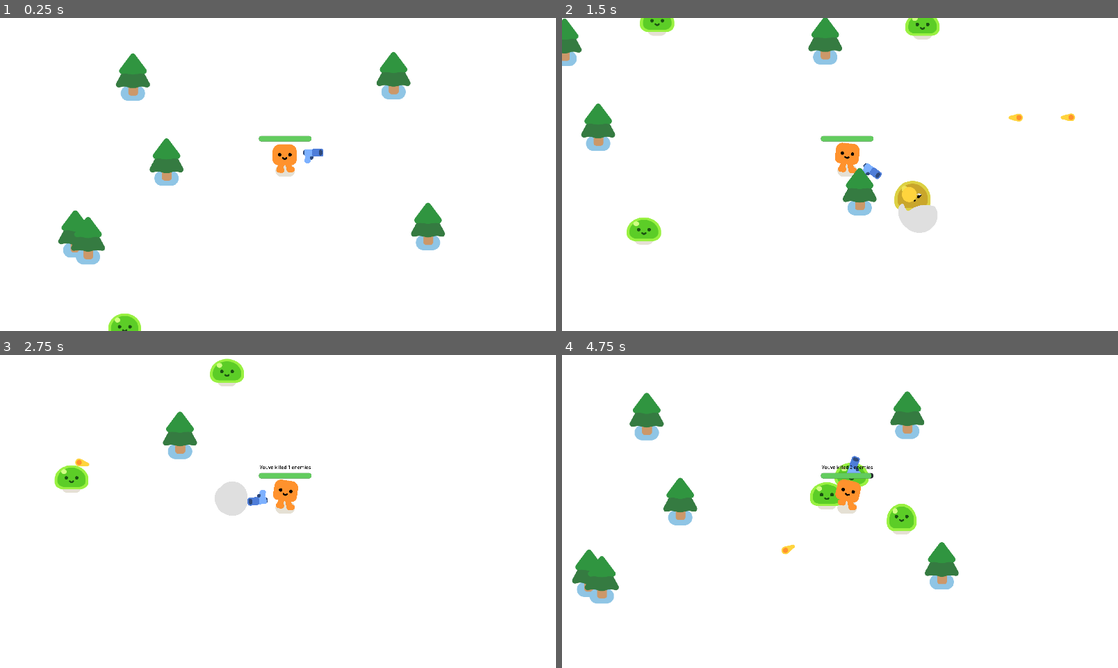
Above: before the commit, frames 1-4 (two rows, left to right).
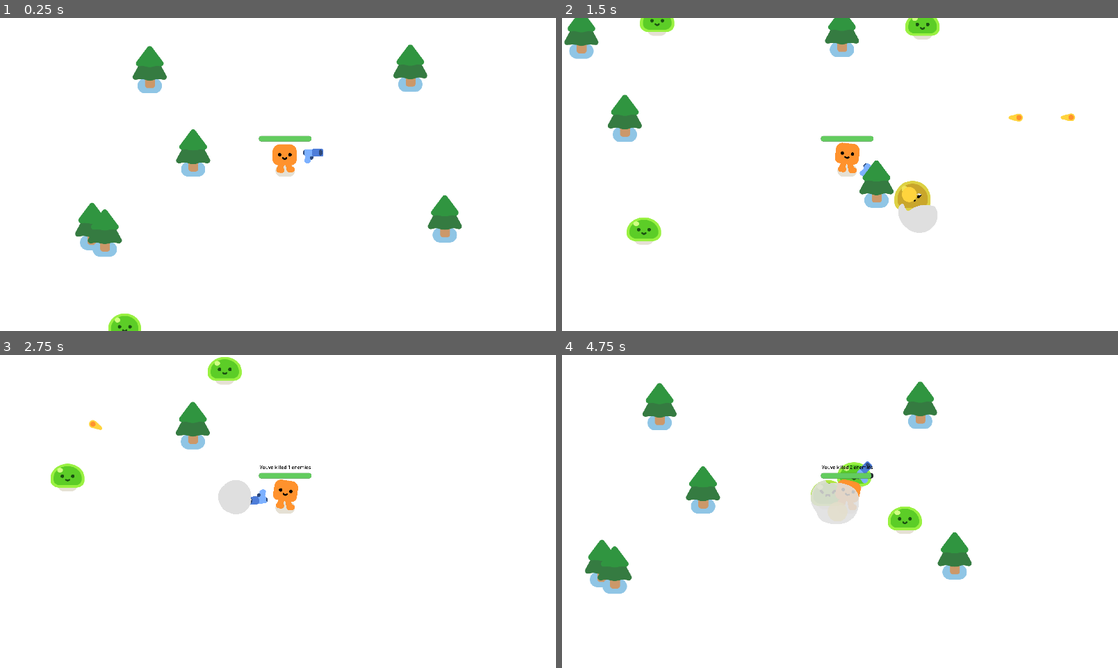
Above: after the commit, the same moments.

Repository: gari199/Godot-SurvivalGame2
Game: Godot game, scene res://scenes/game.tscn
Two runs of this game, one before a commit and one after it. Both use one fixed random seed, a clock stepped at 60 frames per second and the inputs below.
Inputs:
- Up to frame 1 (0.25 s): no input
- Up to frame 2 (1.5 s): hold D (move_right) 0.53-1.28 s; hold S (move_down) from 1.28 s (still down)
- Up to frame 3 (2.75 s): release S (move_down) at 2.03 s; hold D (move_right) from 2.03 s (still down)
- Up to frame 4 (4.75 s): release D (move_right) at 2.78 s; hold W (move_up) 2.78-3.53 s; hold A (move_left) from 3.53 s (still down)

The runs differ from the first frame. In frame 1, 5.6% of the frame differs, in the area x 10-84%, y 8-79%; in frame 2, 3.8%; in frame 3, 1.8%; in frame 4, 6.7%, in the area x 1-74%, y 8-80%.

Commit message:
Juego terminado v3: y-position bug fixed

Diff:
--- a/scenes/game.tscn
+++ b/scenes/game.tscn
@@ -20,6 +20,25 @@
 [node name="ColorRect" type="ColorRect" parent="CanvasLayer"]
 offset_right = 1920.0
 offset_bottom = 1081.0
+
+[node name="Player" parent="." instance=ExtResource("1_fjwbn")]
+position = Vector2(928, 553)
+
+[node name="Camera2D" type="Camera2D" parent="Player"]
+position = Vector2(-25, 13)
+
+[node name="Path2D" type="Path2D" parent="Player"]
+position = Vector2(-986, -527)
+curve = SubResource("Curve2D_658ld")
+
+[node name="PathFollow2D" type="PathFollow2D" parent="Player/Path2D"]
+unique_name_in_owner = true
+position = Vector2(-166, -145)
+rotation = 0.00317603
+
+[node name="Timer" type="Timer" parent="."]
+wait_time = 3.0
+autostart = true
 
 [node name="GameOverScreen" type="CanvasLayer" parent="."]
 unique_name_in_owner = true
@@ -71,44 +90,26 @@
 text = "YOU HAVE WON"
 horizontal_alignment = 1
 
-[node name="Player" parent="." instance=ExtResource("1_fjwbn")]
-position = Vector2(986, 527)
+[node name="PineTreess" type="Node2D" parent="."]
+y_sort_enabled = true
 
-[node name="Camera2D" type="Camera2D" parent="Player"]
-position = Vector2(-25, 13)
-
-[node name="Path2D" type="Path2D" parent="Player"]
-position = Vector2(-986, -527)
-curve = SubResource("Curve2D_658ld")
-
-[node name="PathFollow2D" type="PathFollow2D" parent="Player/Path2D"]
-unique_name_in_owner = true
-position = Vector2(-166, -145)
-rotation = 0.00317603
-
-[node name="Timer" type="Timer" parent="."]
-wait_time = 3.0
-autostart = true
-
-[node name="PineTrees" type="Node" parent="."]
-
-[node name="PineTree" parent="PineTrees" instance=ExtResource("2_s0kfs")]
+[node name="PineTree" parent="PineTreess" instance=ExtResource("2_s0kfs")]
 position = Vector2(261, 808)
 
-[node name="PineTree2" parent="PineTrees" instance=ExtResource("2_s0kfs")]
+[node name="PineTree2" parent="PineTreess" instance=ExtResource("2_s0kfs")]
 position = Vector2(305, 831)
 
-[node name="PineTree3" parent="PineTrees" instance=ExtResource("2_s0kfs")]
+[node name="PineTree3" parent="PineTreess" instance=ExtResource("2_s0kfs")]
 position = Vector2(1479, 782)
 
-[node name="PineTree4" parent="PineTrees" instance=ExtResource("2_s0kfs")]
+[node name="PineTree4" parent="PineTreess" instance=ExtResource("2_s0kfs")]
 position = Vector2(460, 267)
 
-[node name="PineTree5" parent="PineTrees" instance=ExtResource("2_s0kfs")]
+[node name="PineTree5" parent="PineTreess" instance=ExtResource("2_s0kfs")]
 position = Vector2(1360, 262)
 
-[node name="PineTree6" parent="PineTrees" instance=ExtResource("2_s0kfs")]
-position = Vector2(576, 560)
+[node name="PineTree6" parent="PineTreess" instance=ExtResource("2_s0kfs")]
+position = Vector2(610, 555)
 
 [connection signal="health_depleted" from="Player" to="." method="_on_player_health_depleted"]
 [connection signal="you_won" from="Player" to="." method="_on_player_you_won"]
